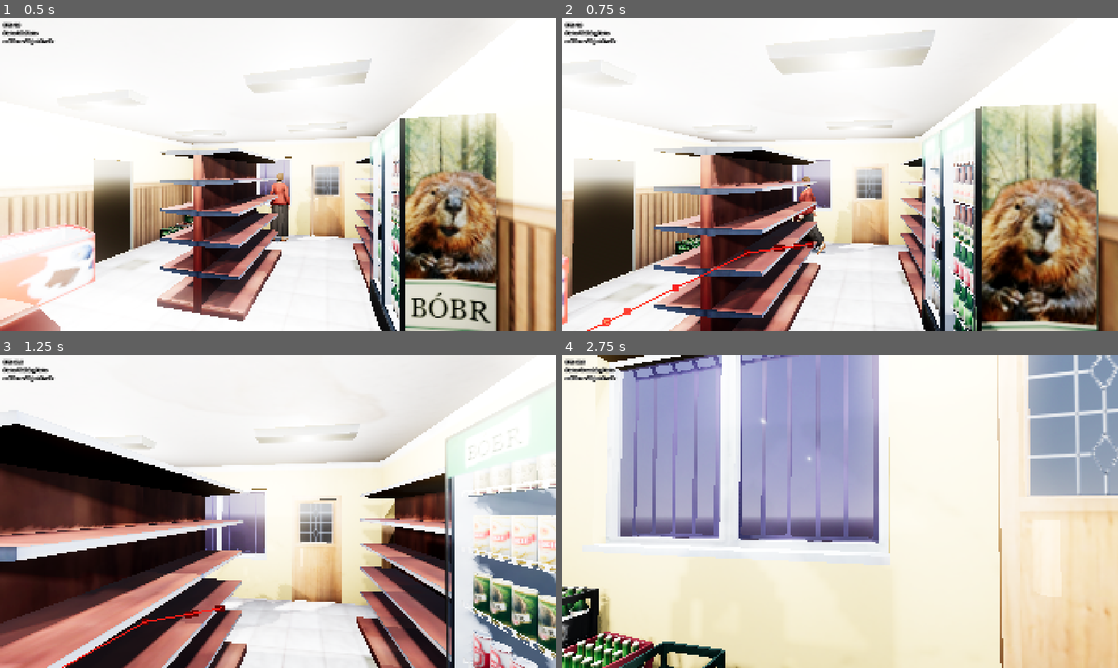
Above: before the commit, frames 1-4 (two rows, left to right).
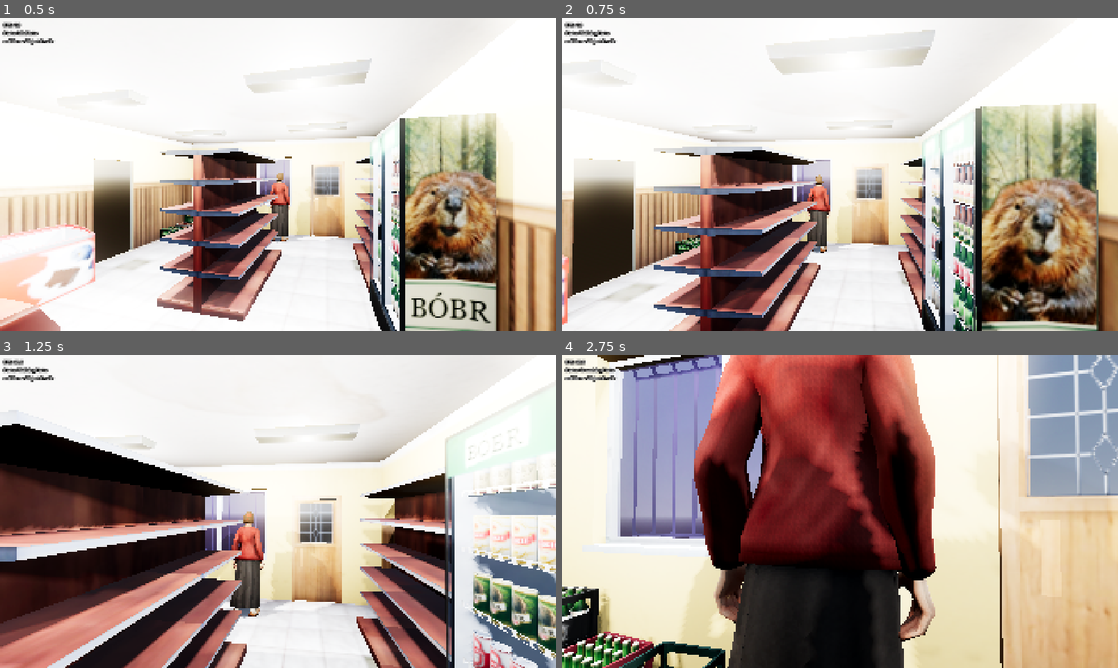
Above: after the commit, the same moments.

Repository: takanazwa5/ProjektMonopolowy
Game: Godot game, scene res://scenes/game/game.tscn
The game is run twice, just before and just after one commit, with the same random seed, the same clock (stepped at 60 frames per second) and the same inputs.
Inputs (mouse positions are in pixels of both pictures, inside the frame that each line leads up to):
- Up to frame 1 (0.5 s): no input
- Up to frame 2 (0.75 s): tap Enter at 0.5 s; move the mouse to (867, 174) at 0.52 s; hold W (walk_forward) from 0.53 s (still down); hold K from 0.53 s (still down); click (867, 174) at 0.67 s
- Up to frame 3 (1.25 s): keep holding W (walk_forward); keep holding K; tap L at 0.8 s
- Up to frame 4 (2.75 s): keep holding W (walk_forward); move the mouse to (812, 511) at 1.27 s; release K at 1.28 s; tap L at 1.35, 2.3 s; tap K at 1.55 s; move the mouse to (851, 505) at 2.02 s; hold Ctrl (crouch) from 2.03 s (still down)

Frame 1 is identical in both runs. In frame 2, 1.2% of the frame differs, in the area x 4-57%, y 50-100%; in frame 3, 3.1%; in frame 4, 55%, in the area x 5-100%, y 0-100%.

Commit message:
Update npc.gd

Diff:
--- a/features/npc/npc.gd
+++ b/features/npc/npc.gd
@@ -13,19 +13,6 @@
 
 	navigation_agent_3d.target_reached.connect(_on_target_reached)
 	navigation_agent_3d.navigation_finished.connect(_on_navigation_finished)
-
-
-func _unhandled_input(_event: InputEvent) -> void:
-
-	if OS.is_debug_build():
-
-		if Input.is_physical_key_pressed(KEY_K):
-
-			navigation_agent_3d.target_position = GameManager.level.counter.global_position
-
-		elif Input.is_physical_key_pressed(KEY_L):
-
-			navigation_agent_3d.target_position = GameManager.level.fridge.global_position
 
 
 func _physics_process(delta: float) -> void:
